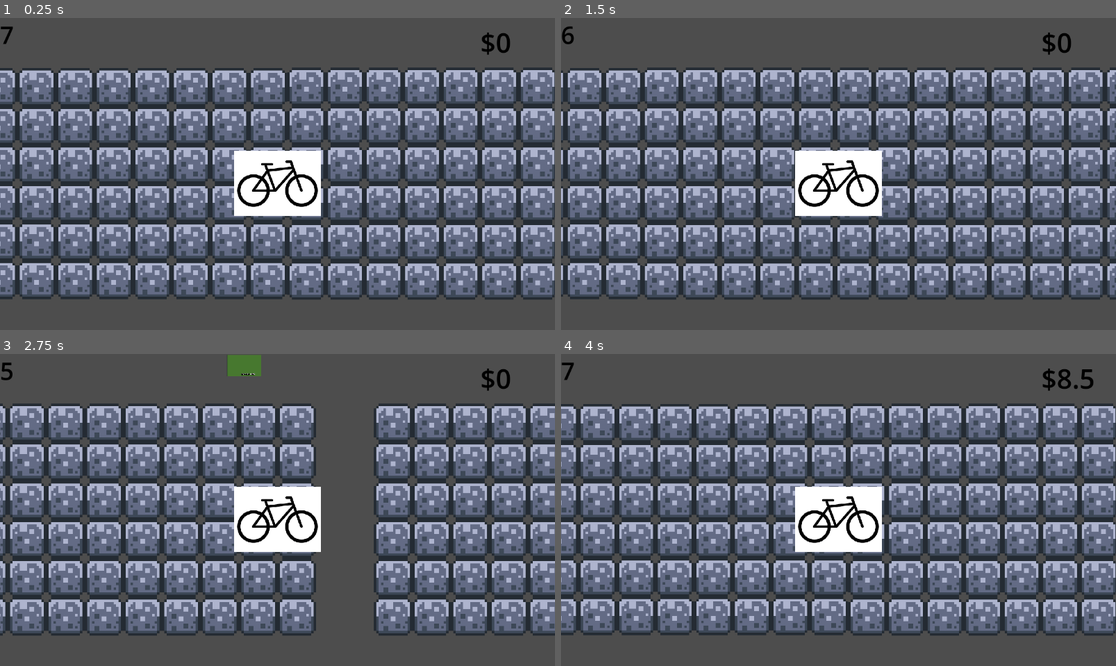
Above: before the commit, frames 1-4 (two rows, left to right).
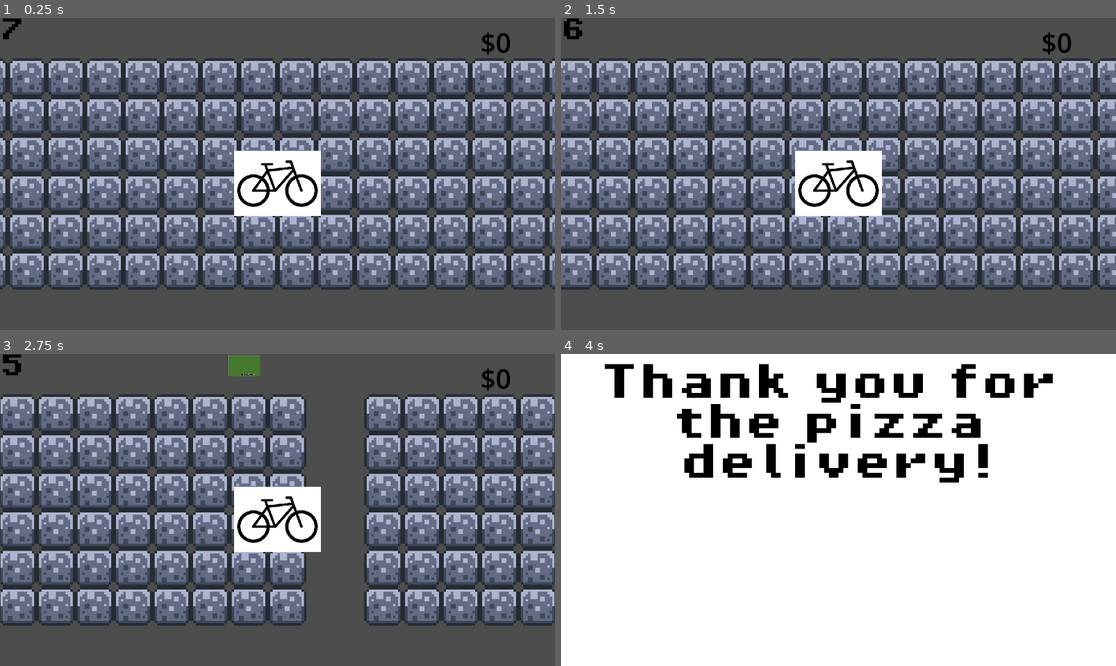
Above: after the commit, the same moments.

Repository: andreaTheCoder/brackeysgamejam
Game: Godot game, scene res://scenes/game.tscn
Same seed, same stepped clock (60 frames per second), same inputs: the game is played once before the commit and once after it.
Inputs (mouse positions are in pixels of both pictures, inside the frame that each line leads up to):
- Up to frame 1 (0.25 s): no input
- Up to frame 2 (1.5 s): tap Enter at 0.5 s; hold Right (forward) 0.53-1.28 s; hold Space (button) 0.53-1.28 s; hold Left (backward) from 1.28 s (still down); tap Shift (deliver) at 1.35 s
- Up to frame 3 (2.75 s): release Left (backward) at 2.03 s; hold Right (forward) from 2.03 s (still down); hold Space (button) from 2.03 s (still down)
- Up to frame 4 (4 s): release Space (button) at 2.78 s; tap Shift (deliver) at 2.85 s; release Right (forward) at 3.5 s; click (844, 563) at 3.5 s, where only the run before the commit has a clickable "Next Delivery!"

The runs differ from the first frame. In frame 1, 56% of the frame differs, in the area x 0-100%, y 0-91%; in frame 2, 56%; in frame 3, 51%; in frame 4, 97%, in the area x 0-100%, y 0-100%.
Error after the commit: Invalid access to property or key 'pressed' on a base object of type 'null instance'. (res://scripts/end_screen.gd:10)

Commit message:
minor bug fixes

Diff:
--- a/scenes/end_screen.tscn
+++ b/scenes/end_screen.tscn
@@ -11,6 +11,24 @@
 position = Vector2(115.109, -271.267)
 scale = Vector2(4.03216, 6.61986)
 polygon = PackedVector2Array(-52, 25.7255, 743, 25.098, 738, 355.137, -49, 356.392)
+
+[node name="Control" type="Control" parent="Polygon2D"]
+layout_mode = 3
+anchors_preset = 0
+offset_left = -28.5477
+offset_top = 40.9778
+offset_right = 11.4523
+offset_bottom = 80.9778
+
+[node name="Button" type="Button" parent="Polygon2D/Control"]
+layout_mode = 0
+offset_left = 404.0
+offset_top = 370.0
+offset_right = 746.0
+offset_bottom = 497.0
+theme_override_fonts/font = ExtResource("3_jc7ji")
+theme_override_font_sizes/font_size = 32
+text = "Next Delivery!"
 
 [node name="CanvasLayer" type="CanvasLayer" parent="."]
 
@@ -35,19 +53,3 @@
 delivery!"
 horizontal_alignment = 1
 autowrap_mode = 2
-
-[node name="Control" type="Control" parent="."]
-layout_mode = 3
-anchors_preset = 0
-offset_right = 40.0
-offset_bottom = 40.0
-
-[node name="Button" type="Button" parent="Control"]
-layout_mode = 0
-offset_left = 404.0
-offset_top = 370.0
-offset_right = 746.0
-offset_bottom = 497.0
-theme_override_fonts/font = ExtResource("3_jc7ji")
-theme_override_font_sizes/font_size = 32
-text = "Next Delivery!"
--- a/scenes/game.tscn
+++ b/scenes/game.tscn
@@ -1,5 +1,6 @@
-[gd_scene load_steps=7 format=3 uid="uid://dx4alm7spt1cb"]
+[gd_scene load_steps=8 format=3 uid="uid://dx4alm7spt1cb"]
 
+[ext_resource type="FontFile" uid="uid://cly85sjrqbosg" path="res://assets/brackeys_platformer_assets 2/fonts/PixelOperator8-Bold.ttf" id="1_p57ef"]
 [ext_resource type="PackedScene" uid="uid://b2nldleqd7l8" path="res://scenes/bike.tscn" id="1_uwrxv"]
 [ext_resource type="PackedScene" uid="uid://c8a2pywu578h" path="res://scenes/spawner.tscn" id="2_iywne"]
 [ext_resource type="Script" uid="uid://ve3kpygen1ju" path="res://scripts/game_manager.gd" id="2_yqjtg"]
@@ -7,6 +8,7 @@
 [ext_resource type="PackedScene" uid="uid://8nvv8hcnnes5" path="res://scenes/target_house.tscn" id="4_lbhrr"]
 
 [sub_resource type="WorldBoundaryShape2D" id="WorldBoundaryShape2D_lnu2h"]
+distance = 1.0
 
 [node name="game" type="Node2D"]
 
@@ -17,6 +19,7 @@
 offset_right = 40.0
 offset_bottom = 23.0
 theme_override_colors/font_color = Color(0, 0, 0, 1)
+theme_override_fonts/font = ExtResource("1_p57ef")
 theme_override_font_sizes/font_size = 50
 text = "Timer Label"
 
@@ -63,8 +66,11 @@
 script = ExtResource("2_yqjtg")
 
 [node name="Lane" parent="." instance=ExtResource("3_lnu2h")]
-position = Vector2(2, 2)
-scale = Vector2(0.5, 0.503103)
+scale = Vector2(0.5, 0.5)
+
+[node name="Lane2" parent="." instance=ExtResource("3_lnu2h")]
+position = Vector2(-128, 0)
+scale = Vector2(0.5, 0.5)
 
 [node name="World Boundaries" type="Node" parent="."]
 
@@ -72,7 +78,7 @@
 position = Vector2(1, 155)
 
 [node name="CollisionShape2D" type="CollisionShape2D" parent="World Boundaries/Bottom Boundary"]
-position = Vector2(2, -130)
+position = Vector2(-1, -131)
 shape = SubResource("WorldBoundaryShape2D_lnu2h")
 
 [node name="Top Boundary" type="StaticBody2D" parent="World Boundaries"]
@@ -80,7 +86,7 @@
 rotation = -3.14159
 
 [node name="CollisionShape2D" type="CollisionShape2D" parent="World Boundaries/Top Boundary"]
-position = Vector2(-26.0005, -203)
+position = Vector2(-20.0005, -201)
 shape = SubResource("WorldBoundaryShape2D_lnu2h")
 
 [node name="Left Boundary" type="StaticBody2D" parent="World Boundaries"]
@@ -96,8 +102,4 @@
 collision_layer = 1
 collision_mask = 2
 
-[node name="Lane2" parent="." instance=ExtResource("3_lnu2h")]
-position = Vector2(-126, 2)
-scale = Vector2(0.5, 0.5)
-
 [connection signal="timeout" from="UI elements/time label/Timer" to="Game Manager" method="_on_timer_timeout"]
--- a/scenes/lane.tscn
+++ b/scenes/lane.tscn
@@ -152,7 +152,7 @@
 script = ExtResource("2_8qan7")
 
 [node name="CollisionShape2D" type="CollisionShape2D" parent="Chunks"]
-position = Vector2(15, -3)
+position = Vector2(-24, 0)
 shape = SubResource("RectangleShape2D_t6mhj")
 
 [connection signal="body_entered" from="Chunks" to="Chunks" method="_on_body_entered"]
--- a/scenes/target_house.tscn
+++ b/scenes/target_house.tscn
@@ -4,9 +4,10 @@
 [ext_resource type="Texture2D" uid="uid://b7s8lnjyghdgr" path="res://assets/house.jpg" id="2_ckt2h"]
 
 [sub_resource type="RectangleShape2D" id="RectangleShape2D_4hs0r"]
-size = Vector2(83, 1000)
+size = Vector2(56.1754, 87)
 
 [node name="target_house" type="Area2D"]
+scale = Vector2(0.953978, 1)
 collision_layer = 2
 script = ExtResource("1_nx08e")
 
@@ -16,7 +17,7 @@
 texture = ExtResource("2_ckt2h")
 
 [node name="CollisionShape2D" type="CollisionShape2D" parent="."]
-position = Vector2(9.5, -1)
+position = Vector2(3.97813, 34.5)
 shape = SubResource("RectangleShape2D_4hs0r")
 
 [connection signal="body_entered" from="." to="." method="_on_body_entered"]
--- a/scripts/Chunks.gd
+++ b/scripts/Chunks.gd
@@ -4,7 +4,7 @@
 var chunk_template = preload("res://scenes/lane.tscn")
 var chunk_num = 1
 
-func _on_body_entered(body: Node2D) -> void:
+func _on_body_entered(_body: Node2D) -> void:
 	var chunk = chunk_template.instantiate()
 	chunk.position.x = chunk_num * 256
 	call_deferred("add_child", chunk)
